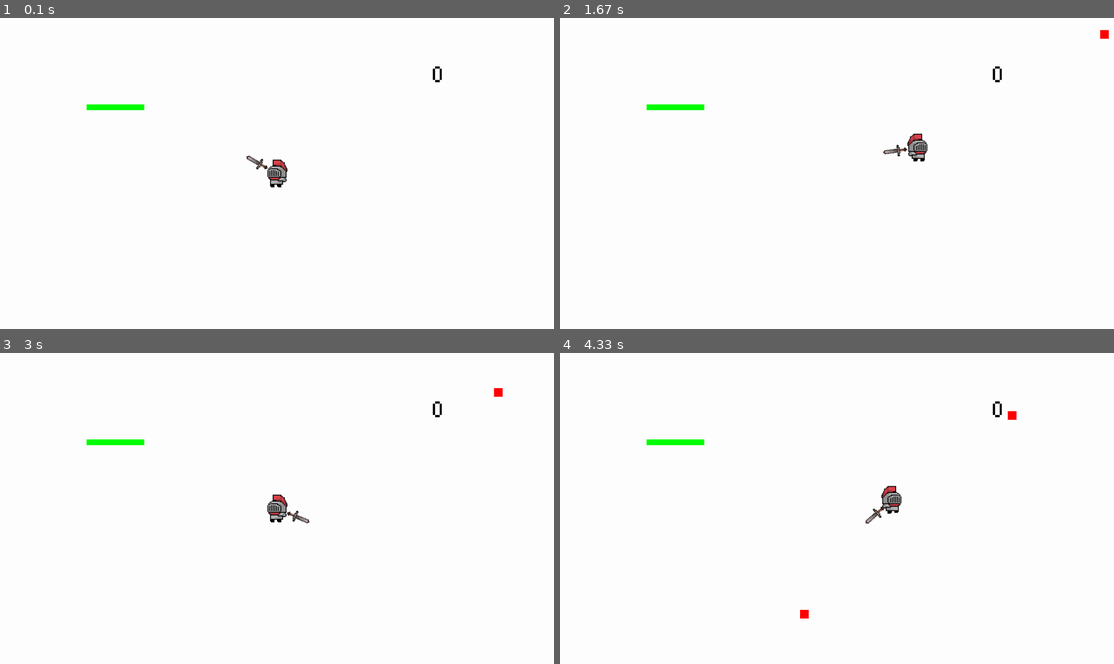
Above: before the commit, frames 1-4 (two rows, left to right).
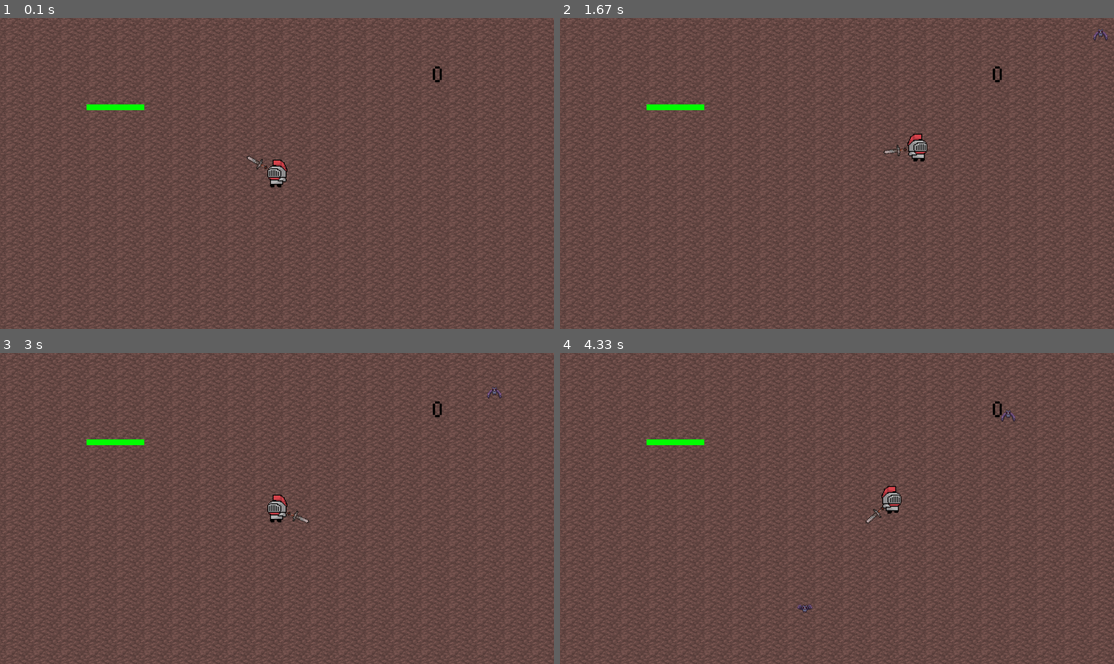
Above: after the commit, the same moments.

Repository: enrico-dibacco/PyGame-Project-3Q
Game: pygame game, started from main.py
Two runs of this game, one before a commit and one after it. Both use one fixed random seed, a clock stepped at 60 frames per second and the inputs below.
Inputs (mouse positions are in pixels of both pictures, inside the frame that each line leads up to):
- Up to frame 1 (0.1 s): no input
- Up to frame 2 (1.67 s): hold D 0.33-0.8 s; move the mouse to (814, 189) at 0.37 s; hold W 0.83-1.13 s; move the mouse to (1014, 164) at 0.87 s; hold D 1.17-1.63 s; move the mouse to (704, 176) at 1.2 s
- Up to frame 3 (3 s): hold A 1.67-2.2 s; move the mouse to (105, 461) at 1.7 s; hold S 2.23-2.53 s; move the mouse to (360, 399) at 2.27 s; hold A 2.57-2.97 s; move the mouse to (343, 536) at 2.6 s
- Up to frame 4 (4.33 s): hold W 3-3.37 s; move the mouse to (848, 402) at 3.03 s; hold D 3.4-4.03 s; move the mouse to (637, 499) at 3.43 s; hold S from 4.07 s (still down); move the mouse to (842, 542) at 4.1 s

The runs differ from the first frame. In frame 1, 100% of the frame differs, in the area x 0-100%, y 0-100%; in frame 2, 100%; in frame 3, 100%; in frame 4, 100%.

Commit message:
Added sprite animatons for non special enemies and simple floor/background implementation

Diff:
--- a/enemy.py
+++ b/enemy.py
@@ -3,7 +3,7 @@
 import math
 
 class Enemy(pg.sprite.Sprite):
-    def __init__(self, screen_width, screen_height, player, is_special=False): #i put the special enemy in the constructor so i can spawn it randomly
+    def __init__(self, screen_width, screen_height, player, is_special=False):
         super().__init__()
 
         self.player = player
@@ -12,10 +12,24 @@
         self.speed = 2
         self.knockback_distance = 100
 
-        self.image = pg.Surface((30, 30))
-        self.image.fill((0, 0, 255) if self.is_special else (255, 0, 0))
+        if self.is_special:
+            # Just a plain blue square
+            surface = pg.Surface((30, 30))
+            surface.fill((0, 0, 255))
+            self.frames = [surface]
+        else:
+            # Load animated frames from image files
+            self.frames = [
+                pg.image.load("batanimation/enemy1.png").convert_alpha(),
+                pg.image.load("batanimation/enemy2.png").convert_alpha(),
+                pg.image.load("batanimation/enemy3.png").convert_alpha()
+            ]
+            self.frames = [pg.transform.scale(f, (60, 60)) for f in self.frames]
+
+        self.image = self.frames[0]
         self.rect = self.image.get_rect()
 
+        # Spawn enemy randomly on screen edge
         edge = random.choice(["top", "bottom", "left", "right"])
         if edge == "top":
             self.rect.centerx = random.randint(0, screen_width)
@@ -32,7 +46,16 @@
 
         self.knockback_timer = 0
 
+        # Animation (used only for non-special enemies)
+        self.anim_index = 0
+        self.anim_direction = 1
+        self.anim_timer = 0
+        self.anim_speed = 10
+
     def update(self):
+        if not self.is_special:
+            self.animate()
+
         if self.state == "approaching":
             self.move_toward_player()
         elif self.state == "knocked":
@@ -42,6 +65,19 @@
                 self.state = "vulnerable"
         elif self.state == "vulnerable":
             self.move_toward_player()
+
+    def animate(self):
+        self.anim_timer += 1
+        if self.anim_timer >= self.anim_speed:
+            self.anim_timer = 0
+            self.anim_index += self.anim_direction
+
+            if self.anim_index == 2:
+                self.anim_direction = -1
+            elif self.anim_index == 0:
+                self.anim_direction = 1
+
+            self.image = self.frames[self.anim_index]
 
     def move_toward_player(self):
         self.move_towards_point(self.player.rect.center, self.speed)
--- a/main.py
+++ b/main.py
@@ -7,11 +7,15 @@
 import numpy as np
 from healthbar import HealthBar
 
-pg.mixer.pre_init(frequency=44100, size=-16, channels=2)  # stereo-safe
+pg.mixer.pre_init(frequency=44100, size=-16, channels=2)  # stereo-safe (if not boom boom the stereo)
 pg.init()
 
 screen = pg.display.set_mode((1920, 1080))
 score = Score("fonts/munro.ttf", font_size=80, color=(0, 0, 0), position=(1500, 150))
+
+background = pg.image.load("envrioment/rockfloor.png").convert()
+background = pg.transform.scale(background, (1920, 1080))
+
 
 clock = pg.time.Clock()
 healthb = HealthBar(300, 300, 200, 20, 100)
@@ -97,7 +101,8 @@
                 pg.quit()
                 exit()
 
-    screen.fill((255, 255, 255))
+    screen.blit(background, (0, 0))
+
 
     player.draw(screen)
     enemy_group.draw(screen)
Binary file added: batanimation/enemy1.png
Binary file added: batanimation/enemy2.png
Binary file added: batanimation/enemy3.png
Binary file added: envrioment/rockfloor.png
